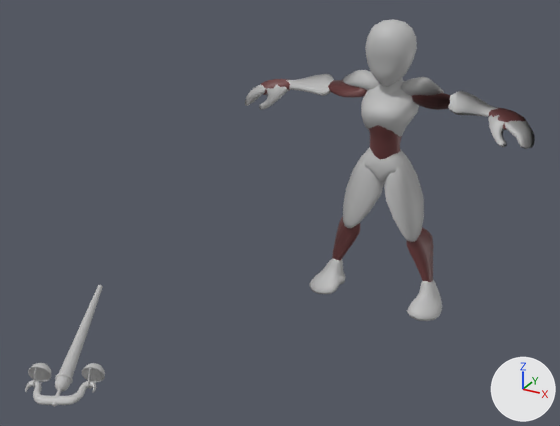
The FBX model Assets/Animation/CharacterAnimations/HorsemanFamine_Animation_Attack.fbx: old version first, new version second.
The view is the same before and after, from a camera (50 mm lens) standing at (1.58, -4.22, 2.52) and looking at (-0.39, -0.63, 0.73). Every picture has the same lights, and +X, +Y and +Z are marked at lower right. Where no turn or scale is listed for an object, it has been applied to the vertices.

Script lines for the objects in view, before the commit:
```python
me_mesh = bpy.data.meshes.new('Mesh')
me_mesh.from_pydata(...)  # 3090 vertices, 6088 faces; spans x -0.88..0.88, y -0.25..0.13, z -0.01..1.77
# faces by material slot: [4360, 1728]
me_mesh.materials.append(mat_lambert9)  # grey #bcbcbc
me_mesh.materials.append(mat_lambert2)  # brown #6c3b3b
me_mesh_001 = bpy.data.meshes.new('Mesh.001')
me_mesh_001.from_pydata(...)  # 1008 vertices, 1984 faces; spans x -0.79..-0.268, y -1.653..-0.786, z -1.419..-1.143
me_mesh_001.materials.append(mat_anim_animation_rigweapon_2__1__lambert11)  # grey #bcbcbc
ob_anim_animation_rigweapon_2__1__cane = bpy.data.objects.new('Anim_Animation_RigWeapon_2__1_:Cane', me_mesh_001)
ob_anim_animation_rigweapon_2__1__cane.location = (-0.755, -0.148, 1.252)
ob_base_mesh = bpy.data.objects.new('base_mesh', me_mesh)
ob_base_mesh.location = (0.0, 0.0, 0.0)
```
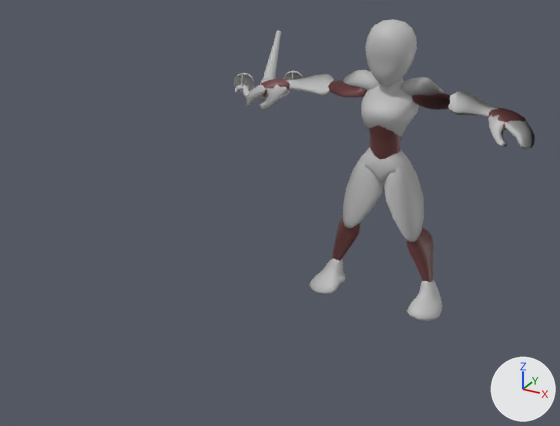
Where the change shows, as pixel boxes (x1, y1, x2, y2) in the pictures (560 x 426 px):
'Anim_Animation_RigWeapon_2__1_:Cane', moved
    before: (25, 285, 105, 407)
    after: (234, 30, 303, 100)

The change, as a diff of the scene's bpy script:
```diff
--- a/Assets/Animation/CharacterAnimations/HorsemanFamine_Animation_Attack.fbx.py
+++ b/Assets/Animation/CharacterAnimations/HorsemanFamine_Animation_Attack.fbx.py
@@ ob_anim_animation_rigweapon_2__1__cane @@
 ob_anim_animation_rigweapon_2__1__cane = bpy.data.objects.new('Anim_Animation_RigWeapon_2__1_:Cane', me_mesh_001)
-ob_anim_animation_rigweapon_2__1__cane.location = (-0.755, -0.148, 1.252)
+ob_anim_animation_rigweapon_2__1__cane.location = (-0.334, 1.456, 2.641)
```
